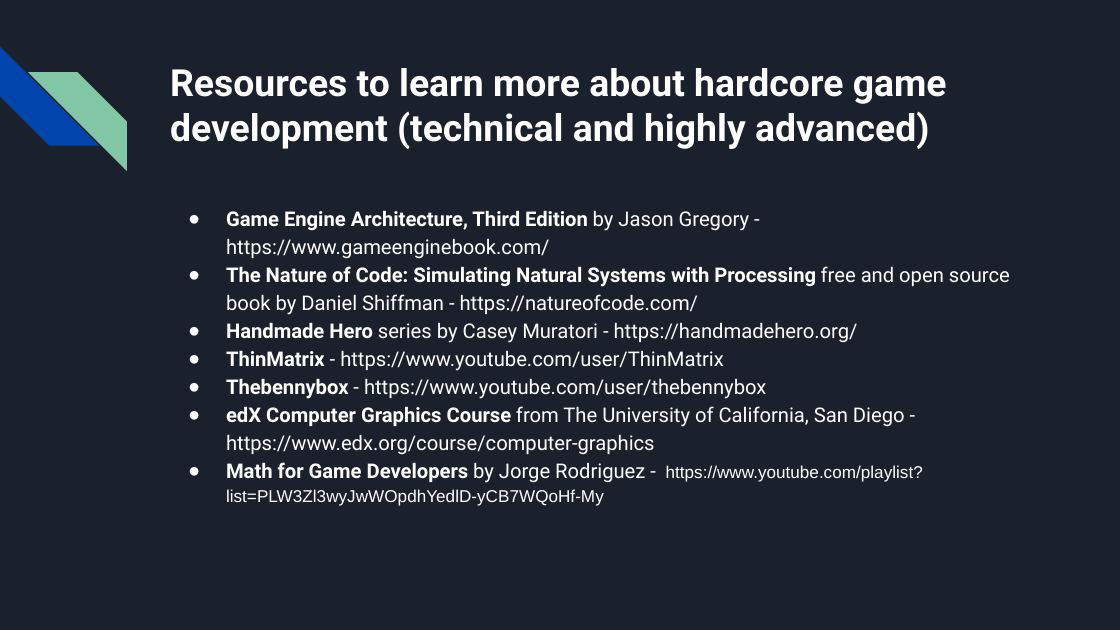
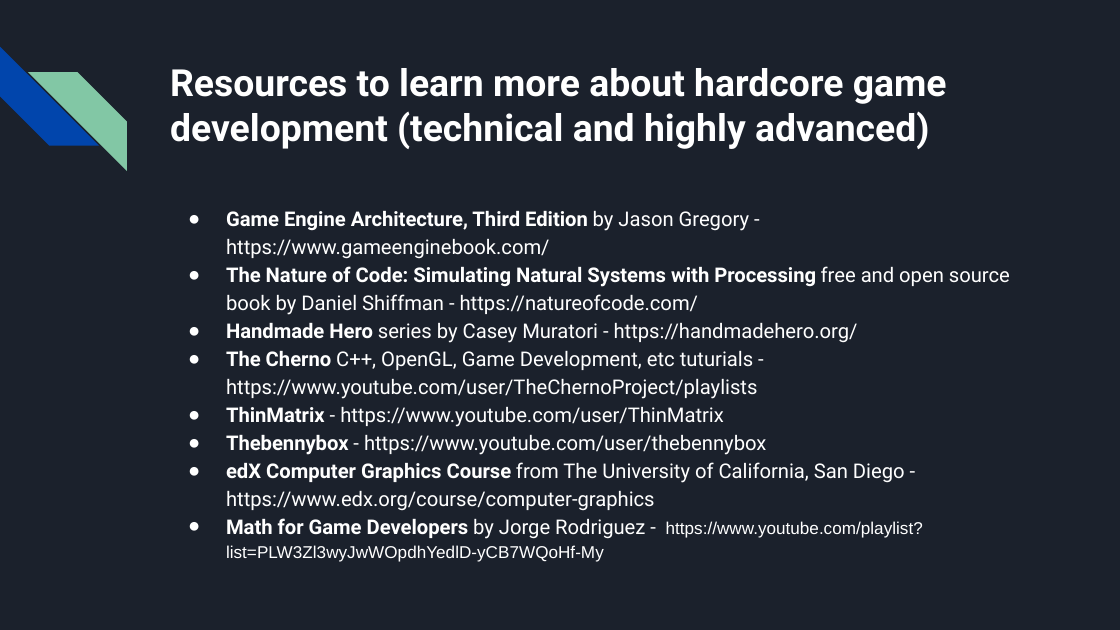
Before and after one commit to NuLL3rr0r/babaei-net-blog-source, a slide deck: slide 30 of content/en/post/2019-01-13-hackyourfuture-first-game-development-workshop-report/hackyourfuture-introduction-to-unreal-engine-4-game-development-using-blueprint.pptx. Drawn at 1120x630 pixels with LibreOffice and Linux fonts; fonts in the diff are those of the drawing. Boxes give left, top, right and bottom in pixels: in the first picture for what was removed or moved away, otherwise in the second. Text is boxed around its words. In the diff, an @@ line names an element or a change of style, - is before the commit and + after.

Commit message:
update ue hyf slides

```diff
--- a/content/en/post/2019-01-13-hackyourfuture-first-game-development-workshop-report/hackyourfuture-introduction-to-unreal-engine-4-game-development-using-blueprint.pptx
+++ b/content/en/post/2019-01-13-hackyourfuture-first-game-development-workshop-report/hackyourfuture-introduction-to-unreal-engine-4-game-development-using-blueprint.pptx
@@ text at [226, 351, 757, 399]: paragraph added @@
+● The Cherno C++, OpenGL, Game Development, etc tuturials - https://www.youtube.com/user/TheChernoProject/playlists
```
Also in this commit, not shown: 2 other files.
